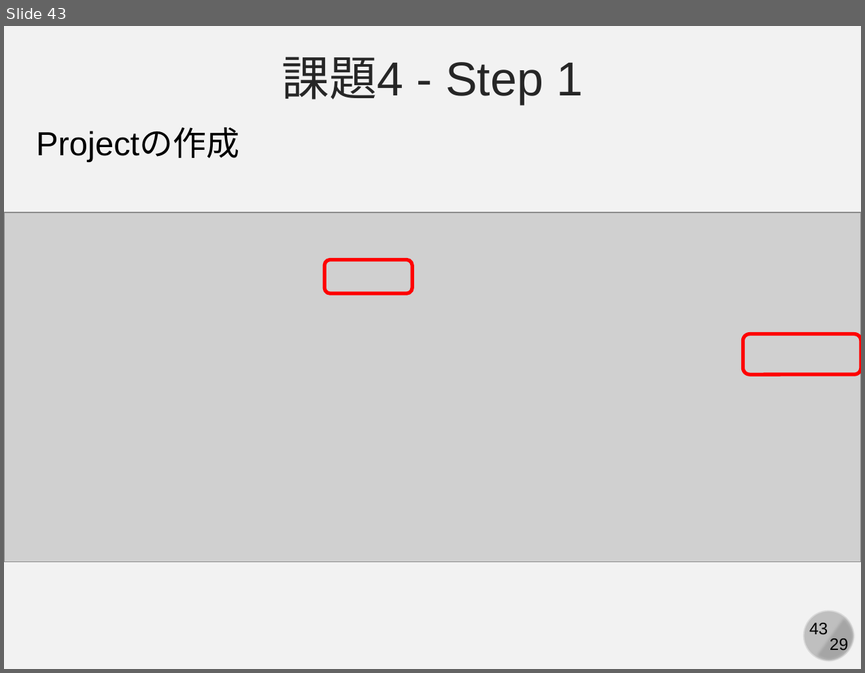
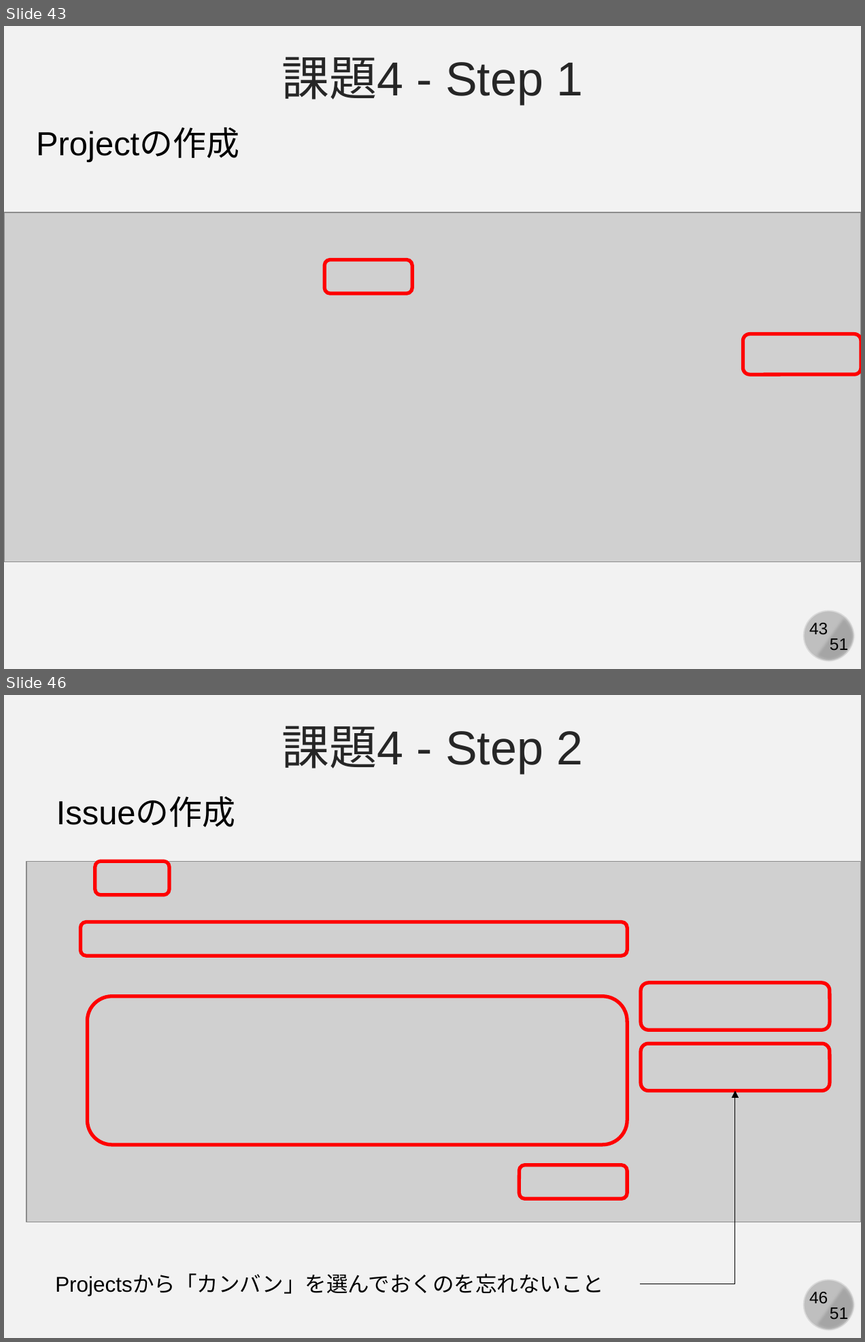
Before and after one commit to kaityo256/github, a slide deck: practice_github/fig/github_ex03.pptx. Shown one above the other, each under a label of ours: slide 43 before the commit, slides 43 and 46 after it; the slides between them are not shown. The pictures are 865x673 and 865x1342 pixels, drawn with LibreOffice and Linux fonts; fonts in the diff are those of the drawing; grey boxes stand for pictures. Boxes give left, top, right and bottom in pixels: in the first picture for what was removed or moved away, otherwise in the second. Text is boxed around its words. In the diff, an @@ line names an element or a change of style, - is before the commit and + after.

```diff
--- a/practice_github/fig/github_ex03.pptx
+++ b/practice_github/fig/github_ex03.pptx
@@ slide 46 added at (x1=4, y1=695, x2=861, y2=1338), background #F2F2F2; not listed: 4 template elements that a slide beside it also shows @@
@@ text added at (x1=281, y1=726, x2=583, y2=773), 40 pt, text #262626 @@
+課題4 - Step 2
@@ text added at (x1=56, y1=798, x2=236, y2=827), 28 pt, text #000000 @@
+Issueの作成
@@ picture added at (x1=26, y1=861, x2=861, y2=1222) @@
@@ rounded rectangle added at (x1=95, y1=861, x2=169, y2=895), outline #FF0000 3 pt @@
@@ rounded rectangle added at (x1=80, y1=922, x2=627, y2=955), outline #FF0000 3 pt @@
@@ rounded rectangle added at (x1=87, y1=996, x2=627, y2=1144), outline #FF0000 3 pt @@
@@ rounded rectangle added at (x1=640, y1=983, x2=829, y2=1030), outline #FF0000 3 pt @@
@@ rounded rectangle added at (x1=640, y1=1043, x2=829, y2=1090), outline #FF0000 3 pt @@
@@ elbow arrow added from (640, 1284) to (735, 1091), #000000 0.5 pt @@
@@ rounded rectangle added at (x1=519, y1=1164, x2=627, y2=1198), outline #FF0000 3 pt @@
@@ text added at (x1=55, y1=1274, x2=604, y2=1295), 18 pt, text #000000 @@
+Projectsから「カンバン」を選んでおくのを忘れないこと
@@ slide 43 changed as well @@
@@ text at (x1=830, y1=638, x2=848, y2=654): text changed @@
-29
+51
```
Also in this commit, not shown: 42 other slides changed, 7 other slides added.
